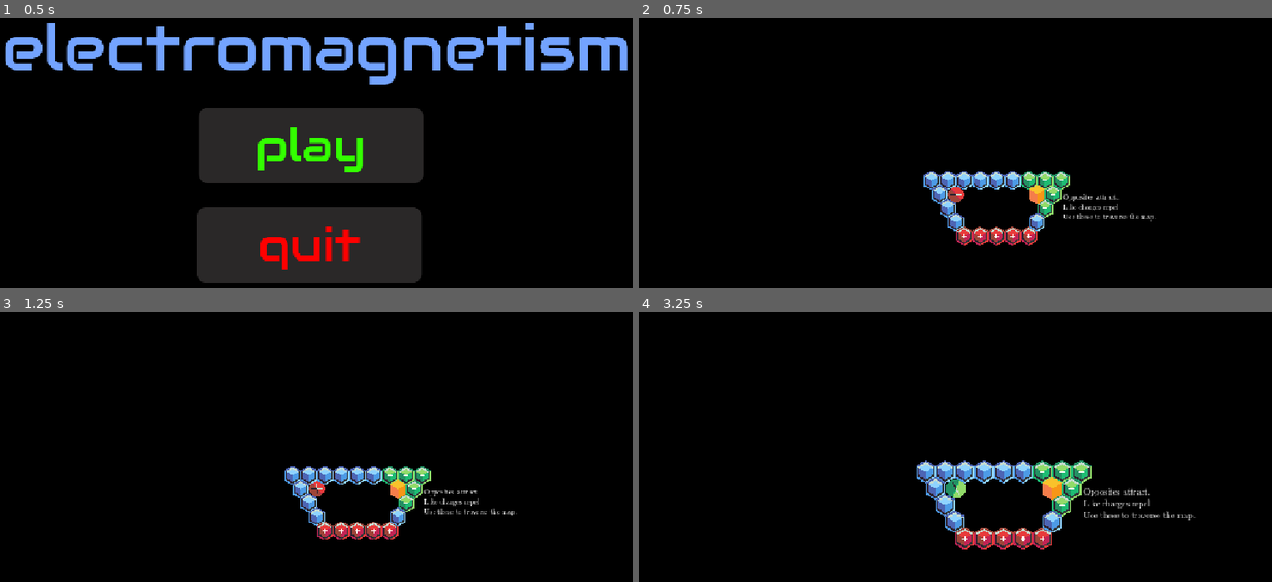
Above: before the commit, frames 1-4 (two rows, left to right).
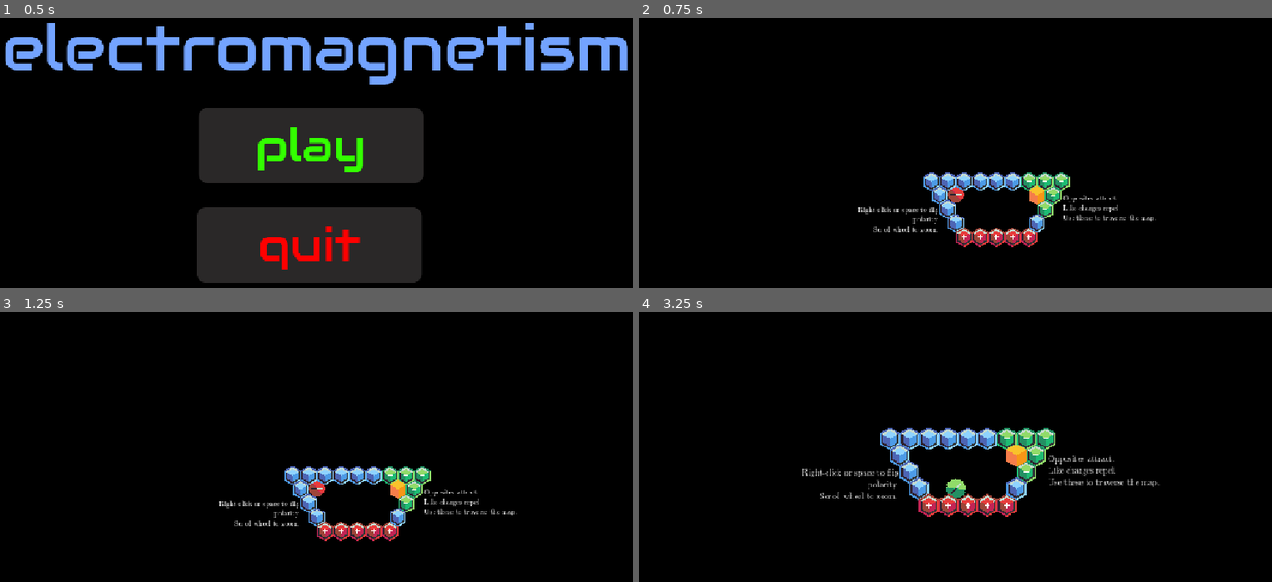
Above: after the commit, the same moments.

Repository: alstocras/electromagnetic-maze
Game: Godot game, scene res://main.tscn
The game is run twice, just before and just after one commit, with the same random seed, the same clock (stepped at 60 frames per second) and the same inputs.
Inputs (mouse positions are in pixels of both pictures, inside the frame that each line leads up to):
- Up to frame 1 (0.5 s): no input
- Up to frame 2 (0.75 s): click "play" at 0.5 s
- Up to frame 3 (1.25 s): no input
- Up to frame 4 (3.25 s): tap Enter at 1.25 s; move the mouse to (1101, 468) at 1.27 s; right-click (1101, 468) at 1.35 s; move the mouse to (822, 506) at 2.02 s; right-click (822, 506) at 2.1 s; move the mouse to (1025, 406) at 2.77 s; tap Mouse wheel up (zoomIn) at 2.85 s; right-click (1025, 406) at 3.05 s

Frame 1 is identical in both runs. In frame 2, 1.8% of the frame differs, in the area x 34-82%, y 56-85%; in frame 3, 0.6%; in frame 4, 9.0%, in the area x 25-89%, y 42-88%.

Commit message:
gameplay music added

Diff:
--- a/level0.tscn
+++ b/level0.tscn
@@ -4,6 +4,7 @@
 [ext_resource type="FontFile" uid="uid://cx6266nv0fn2g" path="res://assets/fonts/cmrm.ttf" id="3_f02tp"]
 [ext_resource type="TileSet" uid="uid://c8si0uxjeqxkl" path="res://level0.tres" id="3_tgtrw"]
 [ext_resource type="FontFile" uid="uid://cs81pnufyg2ef" path="res://assets/fonts/cmit.ttf" id="4_04g2k"]
+[ext_resource type="AudioStream" uid="uid://ccpv15wlely74" path="res://assets/audio/music/gameplay.ogg" id="5_f02tp"]
 
 [node name="Level0" type="Node2D" unique_id=334235768]
 
@@ -14,7 +15,7 @@
 tile_map_data = PackedByteArray("AAAJAAkAAQAAAAAAAAAJAAgAAQAAAAAAAAAJAAcAAQAAAAAAAAAKAAcAAQAAAAAAAAAKAAoAAQAAAAAAAAALAA …(256 unchanged characters)…
 tile_set = ExtResource("3_tgtrw")
 
-[node name="1stHelper" type="RichTextLabel" parent="." unique_id=2053356788]
+[node name="helper1" type="RichTextLabel" parent="." unique_id=2053356788]
 offset_left = 479.0
 offset_top = 205.0
 offset_right = 649.0
@@ -25,3 +26,19 @@
 text = "Opposites attract.
 Like charges repel.
 Use these to traverse the map."
+
+[node name="helper0" type="RichTextLabel" parent="." unique_id=1947960535]
+offset_left = 94.0
+offset_top = 225.0
+offset_right = 264.0
+offset_bottom = 277.0
+theme_override_fonts/normal_font = ExtResource("3_f02tp")
+theme_override_fonts/bold_font = ExtResource("4_04g2k")
+theme_override_font_sizes/normal_font_size = 12
+text = "Right-click or space to flip polarity.
+Scroll wheel to zoom."
+horizontal_alignment = 2
+
+[node name="AudioStreamPlayer" type="AudioStreamPlayer" parent="." unique_id=1416970727]
+stream = ExtResource("5_f02tp")
+autoplay = true
--- a/player.gd
+++ b/player.gd
@@ -1,6 +1,6 @@
 extends RigidBody2D;
 
-var k: float = 1e5;
+var k: float = 1e7;
 
 var charge: int = 1;
 @onready var walls := get_tree().get_first_node_in_group("walls")
Not shown, added: assets/audio/music/gameplay.ogg.import
Not shown, changed: .DS_Store
Not shown, added: assets/audio/music/gameplay.ogg
